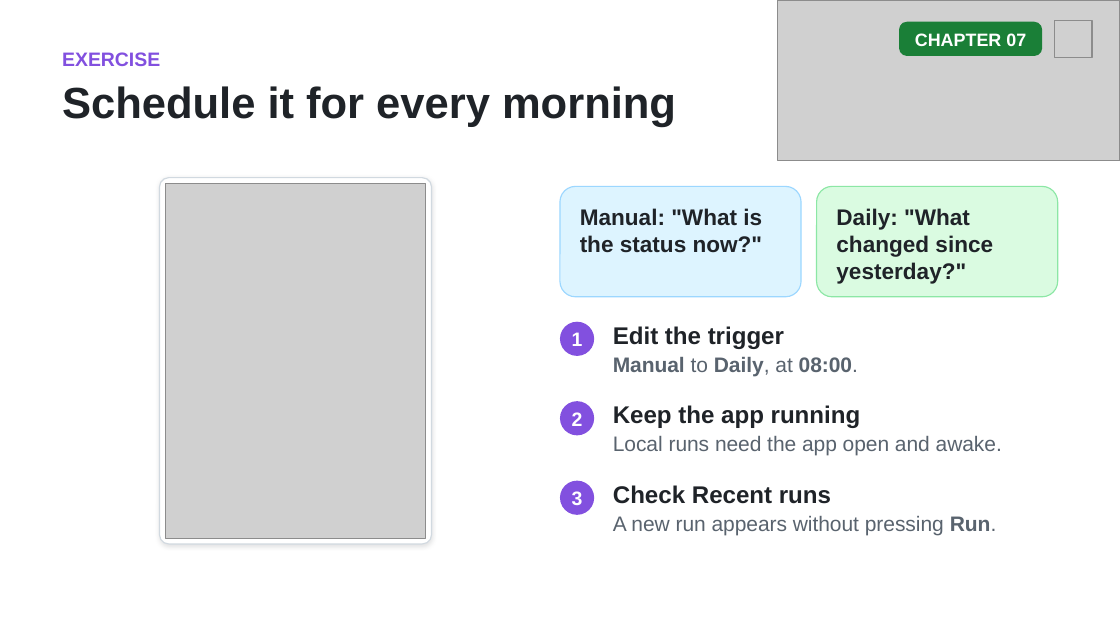
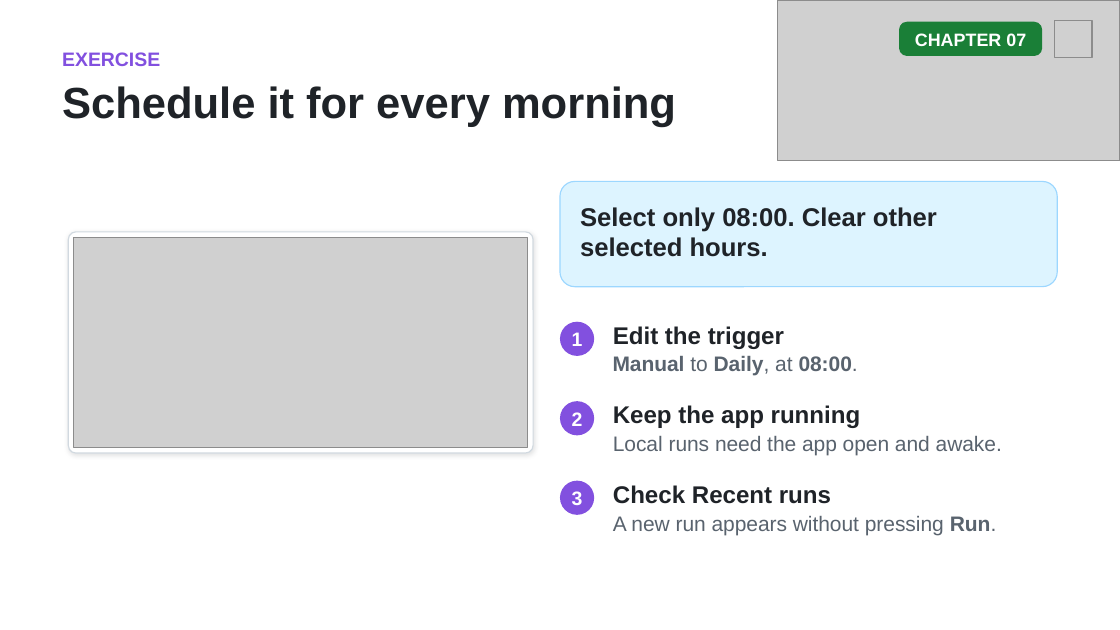
Before and after one commit to github/copilot-app-for-beginners, a slide deck: slide 10 of slides/07-automations.pptx. Drawn at 1120x630 pixels with LibreOffice and Linux fonts; fonts in the diff are those of the drawing; grey boxes stand for pictures. Boxes give left, top, right and bottom in pixels: in the first picture for what was removed or moved away, otherwise in the second. Text is boxed around its words. In the diff, an @@ line names an element or a change of style, - is before the commit and + after.

```diff
--- a/slides/07-automations.pptx
+++ b/slides/07-automations.pptx
@@ rounded rectangle: place and size @@
-rounded rectangle at [560, 186, 801, 297]
+rounded rectangle at [560, 181, 1057, 287]
@@ text at [580, 207, 937, 257]: text changed; size 14.5 to 16.5 pt @@
-Manual: "What is the status now?"
+Select only 08:00. Clear other selected hours.
@@ rounded rectangle removed at [816, 186, 1057, 297] @@
@@ text removed at [836, 208, 993, 284] @@
-Daily: "What changed since yesterday?"
@@ rounded rectangle: place and size @@
-rounded rectangle at [159, 178, 431, 544]
+rounded rectangle at [68, 232, 533, 454]
@@ picture: place and size @@
-picture at [166, 184, 426, 539]
+picture at [74, 237, 528, 448]
```
Also in this commit, not shown: 2 other slides changed, 6 other files.
